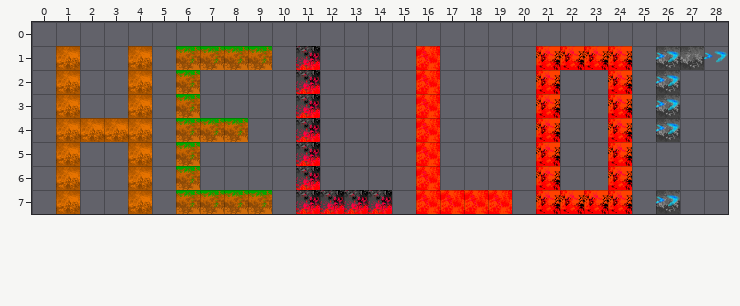
One commit to this Tiled map: src/res/map.tmx. The first picture shows the starting point.
Cells are 50x50 px. Shown: x 0..28, y 0..7.
The same view after the edit:
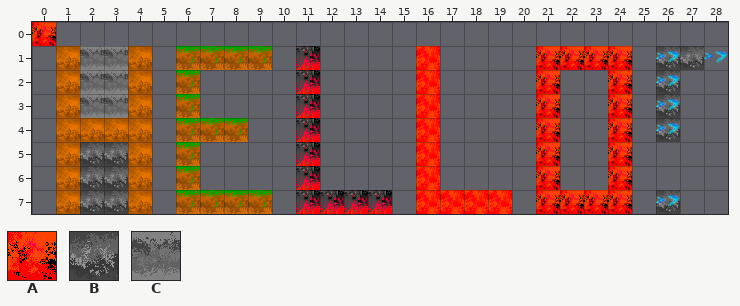
Key: from "Blocks": A 4, B 5, C 6.
_ is an empty cell.
What changed:
Layer "Tile Layer 2":
The author put tile A in row 0 at x 0.
The author put tile B in rows 5 to 7 at x 2 to 3.
The author put tile C in rows 1 to 3 at x 2 to 3.
